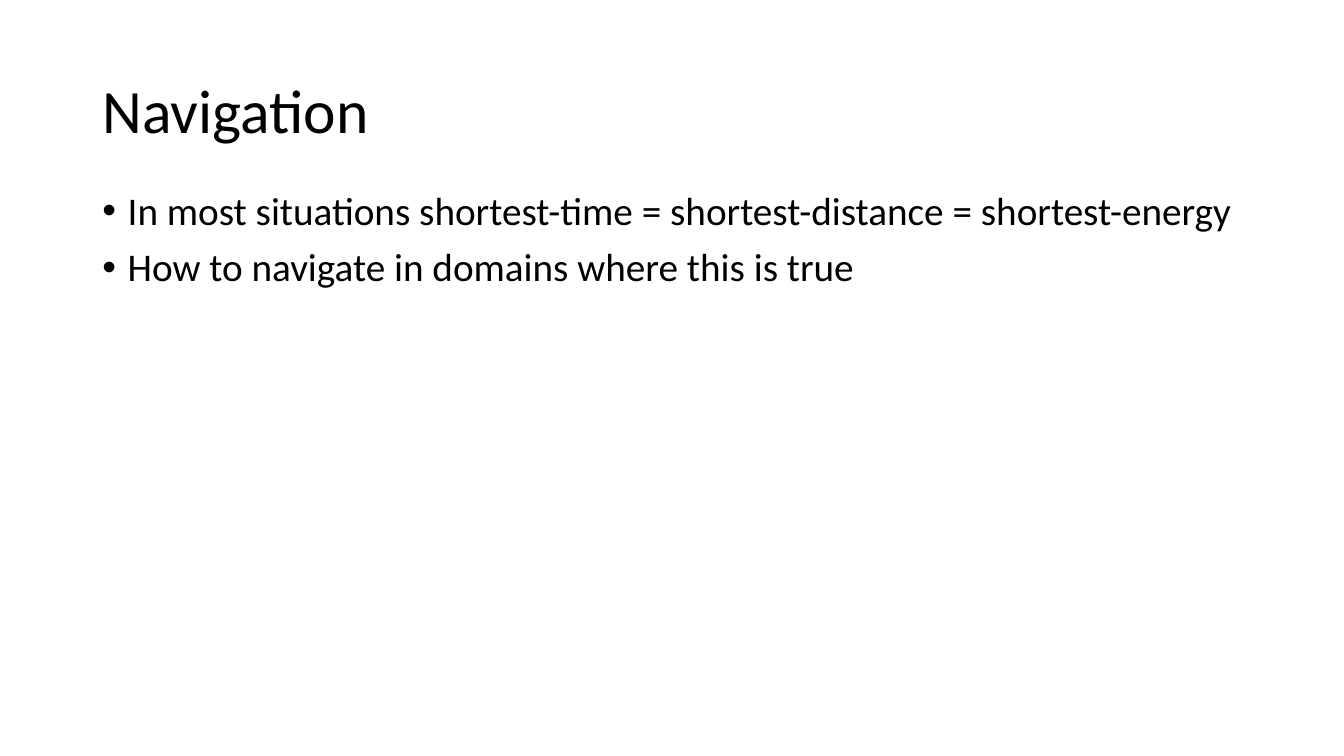
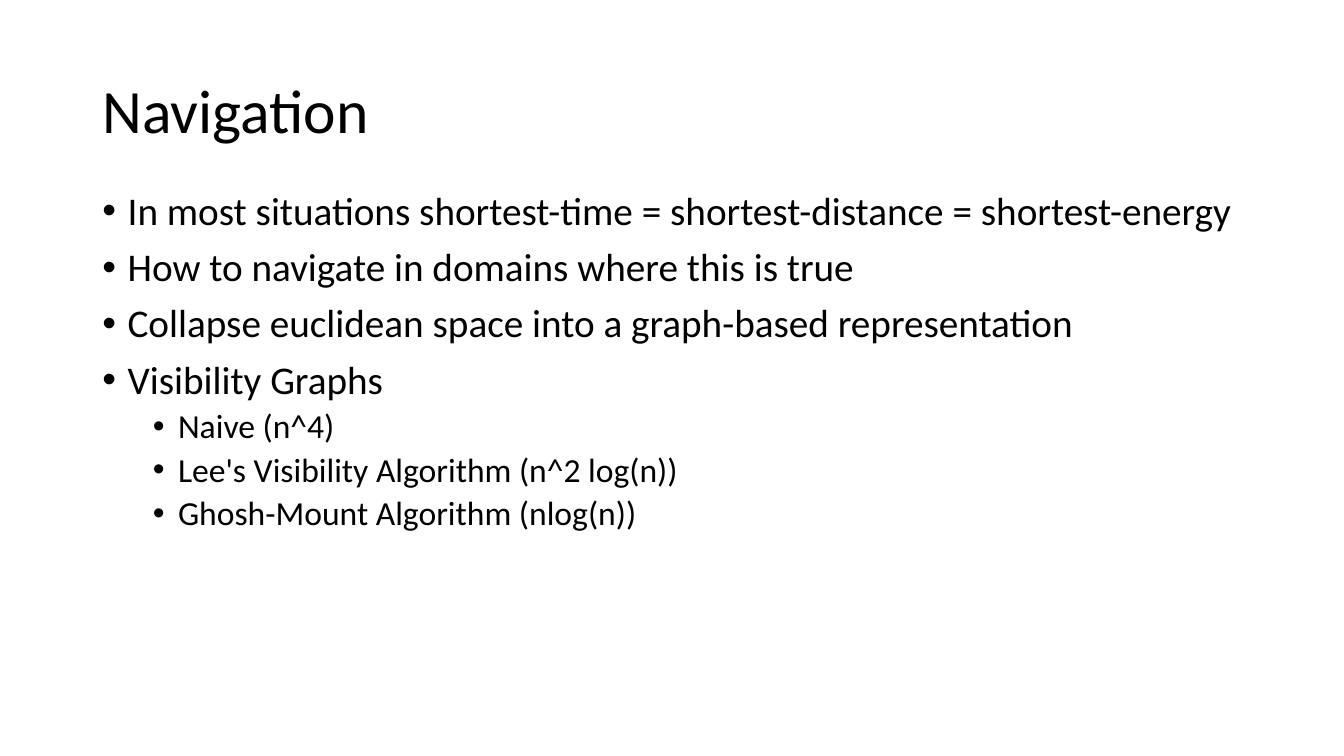
Before and after one commit to akshaygulabrao/flappybird-monorepo, a slide deck: slide 4 of Slides.pptx. Drawn at 1344x756 pixels with LibreOffice and Linux fonts; fonts in the diff are those of the drawing. Boxes give left, top, right and bottom in pixels: in the first picture for what was removed or moved away, otherwise in the second. Text is boxed around its words. In the diff, an @@ line names an element or a change of style, - is before the commit and + after.

```diff
--- a/Slides.pptx
+++ b/Slides.pptx
@@ text at [128, 309, 1073, 531]: paragraphs added @@
+• Collapse euclidean space into a graph-based representation
+• Visibility Graphs
+  • Naive (n^4)
+  • Lee's Visibility Algorithm (n^2 log(n))
+  • Ghosh-Mount Algorithm (nlog(n))
```
Also in this commit, not shown: 4 other slides changed, 10 slides added, 2 slides removed, 12 other files.
